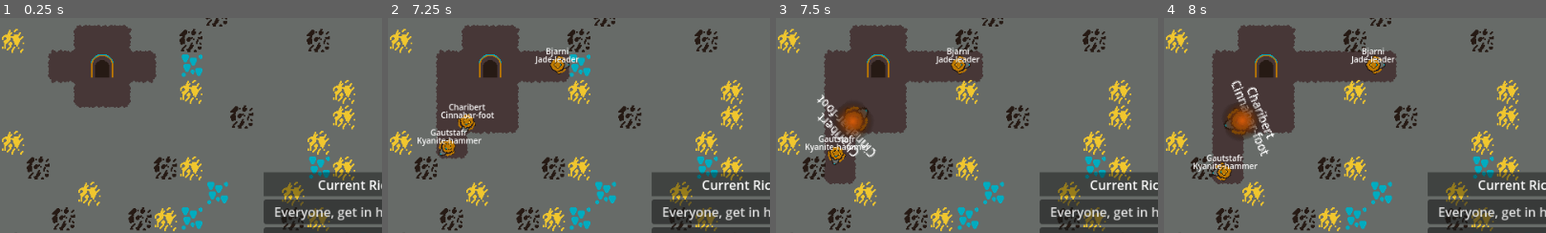
Above: before the commit, frames 1-4 (left to right).
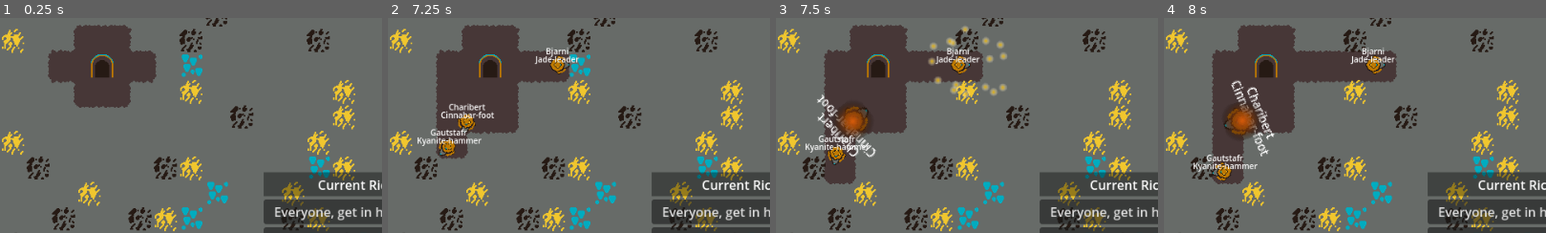
Above: after the commit, the same moments.

Repository: where-fore/dwarves
Game: Godot game, scene res://loose/main_game.tscn
The game is run twice, just before and just after one commit, with the same random seed, the same clock (stepped at 60 frames per second) and the same inputs.
Inputs (mouse positions are % of the whole screen's width and height, from its top left):
- Up to frame 1 (0.25 s): no input
- Up to frame 2 (7.25 s): click "Everyone, get in here! (Costs…" at 0.5 s; click "Everyone, move faster! (Costs…" at 1.25 s; click "Cheater Cheater (Gives 200)" at 2 s; click "Everyone, get in here! (Costs…" at 2.75 s; click "Everyone, move faster! (Costs…" at 3.5 s; click "Cheater Cheater (Gives 200)" at 4.25 s; click "Everyone, get in here! (Costs…" at 5 s; click "Everyone, move faster! (Costs…" at 5.75 s; click "Cheater Cheater (Gives 200)" at 6.5 s
- Up to frame 3 (7.5 s): tap Enter at 7.25 s; move the mouse to (47, 63) at 7.27 s; tap 1 at 7.35 s; click (47, 63) at 7.42 s
- Up to frame 4 (8 s): no input
The pictures show only the part of the screen within x 37-87%, y 39-89%; the shares and areas given below are measured in that part.

Frames 1-2 are identical in both runs. In frame 3, 0.8% of the frame differs, in the area x 39-61%, y 3-37%; in frame 4, nothing differs.

Commit message:
lil particles when you mine ore

Diff:
--- a/project/loose/main_game.tscn
+++ b/project/loose/main_game.tscn
@@ -6,6 +6,7 @@
 [ext_resource type="Script" uid="uid://cq83t1dg28817" path="res://loose/dwarf_spawner.gd" id="2_dps4b"]
 [ext_resource type="PackedScene" uid="uid://n7uc5yvkduvw" path="res://loose/dwarf.tscn" id="3_yeltw"]
 [ext_resource type="Script" uid="uid://dp1c8yejp6mt" path="res://loose/ore_interaction.gd" id="4_dauqe"]
+[ext_resource type="PackedScene" uid="uid://cpooe3khuto2n" path="res://loose/yellow_burst.tscn" id="5_3snil"]
 [ext_resource type="Texture2D" uid="uid://gq3ycfbt2w41" path="res://sprites/entrance.png" id="6_8bvjn"]
 [ext_resource type="Script" uid="uid://t6vgrwnllp2x" path="res://loose/dwarf_button.gd" id="8_vaqii"]
 [ext_resource type="Script" uid="uid://40i7k2jyfc8g" path="res://loose/score_counter.gd" id="9_ocjp4"]
@@ -42,6 +43,7 @@
 collision_enabled = false
 navigation_enabled = false
 script = ExtResource("4_dauqe")
+mining_particles = ExtResource("5_3snil")
 
 [node name="DwarfManager" type="Node2D" parent="."]
 
--- a/project/loose/ore_interaction.gd
+++ b/project/loose/ore_interaction.gd
@@ -1,4 +1,6 @@
 extends TileMapLayer
+
+@export var mining_particles:PackedScene
 
 const gold_id:Vector2i = Vector2i(3,0)
 const diamond_id:Vector2i = Vector2i(4,0)
@@ -50,9 +52,15 @@
 		else:
 			push_error("no ore type provided by this cell at: ", at_location)
 		erase_cell(at_location)
+		create_explosion_particles(at_location)
 	else:
 		#print_debug("no cell at that location on this layer")
 		pass
+
+func create_explosion_particles(location:Vector2) -> void:
+	var new_explosion:CPUParticles2D = mining_particles.instantiate() as CPUParticles2D
+	new_explosion.global_position = to_global(map_to_local(location))
+	add_child(new_explosion)
 
 #func _input(event: InputEvent) -> void:
 	#@warning_ignore("unsafe_property_access")
--- /dev/null
+++ b/project/loose/yellow_burst.gd
@@ -0,0 +1,8 @@
+extends CPUParticles2D
+
+
+# Called when the node enters the scene tree for the first time.
+func _ready() -> void:
+	one_shot = true
+	emitting = true
+	finished.connect(queue_free)
--- /dev/null
+++ b/project/loose/yellow_burst.tscn
@@ -0,0 +1,33 @@
+[gd_scene load_steps=5 format=3 uid="uid://cpooe3khuto2n"]
+
+[ext_resource type="Script" uid="uid://5abvube1wrer" path="res://loose/yellow_burst.gd" id="1_q8tyr"]
+
+[sub_resource type="Gradient" id="Gradient_dab7c"]
+colors = PackedColorArray(0.88, 0.6746667, 0, 1, 1, 1, 1, 0)
+
+[sub_resource type="GradientTexture2D" id="GradientTexture2D_3snil"]
+gradient = SubResource("Gradient_dab7c")
+width = 16
+height = 16
+fill = 1
+fill_from = Vector2(0.5, 0.5)
+fill_to = Vector2(0.3, 0)
+
+[sub_resource type="Curve" id="Curve_hk5vb"]
+_data = [Vector2(0, 1), 0.0, 0.0, 0, 0, Vector2(1, 0.5), 0.0, 0.0, 0, 0]
+point_count = 2
+
+[node name="CPUParticles2D" type="CPUParticles2D"]
+emitting = false
+amount = 16
+texture = SubResource("GradientTexture2D_3snil")
+lifetime = 0.2
+one_shot = true
+explosiveness = 1.0
+randomness = 0.5
+spread = 180.0
+gravity = Vector2(0, 0)
+initial_velocity_min = 200.0
+initial_velocity_max = 400.0
+scale_amount_curve = SubResource("Curve_hk5vb")
+script = ExtResource("1_q8tyr")
Not shown: 1 places in project/loose/main_game.tscn that only renumber resources
Not shown, added: project/loose/yellow_burst.gd.uid
